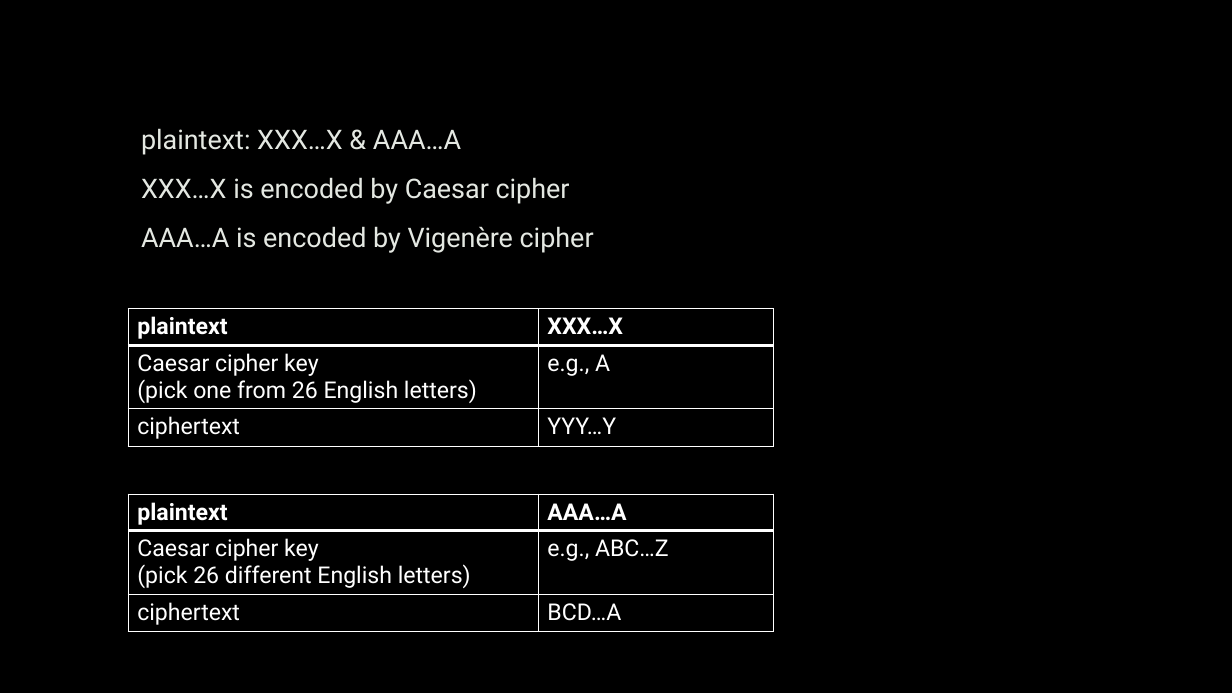
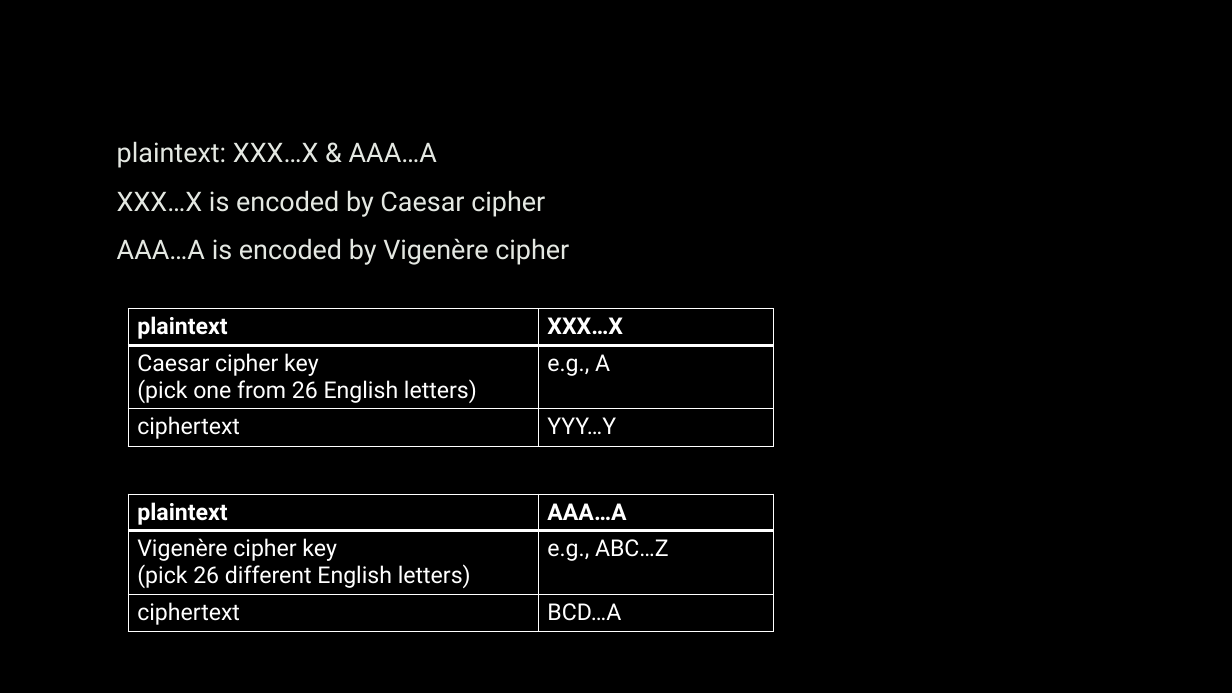
Before and after one commit to uwacyber/cits1003, a slide deck: slide 48 of cits1003-lecture_slides/CITS1003-2 Cryptography-exercises.pptx (slide 44 before the commit). Drawn at 1232x693 pixels with LibreOffice and Linux fonts; fonts in the diff are those of the drawing; background and template pictures are left out. Boxes give left, top, right and bottom in pixels: in the first picture for what was removed or moved away, otherwise in the second. Text is boxed around its words. In the diff, an @@ line names an element or a change of style, - is before the commit and + after.

```diff
--- a/cits1003-lecture_slides/CITS1003-2 Cryptography-exercises.pptx
+++ b/cits1003-lecture_slides/CITS1003-2 Cryptography-exercises.pptx
@@ text "plaintext: XXX…X & AAA…A": place and size @@
-text "plaintext: XXX…X & AAA…A" at [141,128,594,253]
+text "plaintext: XXX…X & AAA…A" at [117,141,569,265]
@@ table at [128,494,775,634] @@
-row 2, column 1: Caesar cipher key / (pick 26 different English letters)
+row 2, column 1: Vigenère cipher key / (pick 26 different English letters)
```
Also in this commit, not shown: 3 other slides changed, 6 slides added.
